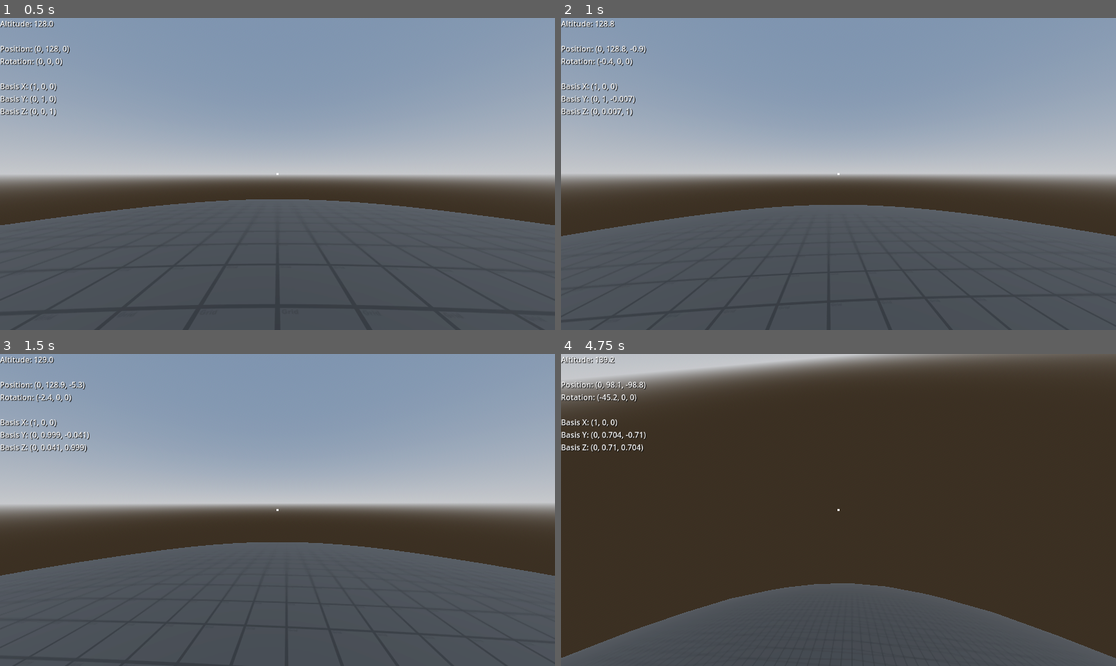
Above: before the commit, frames 1-4 (two rows, left to right).
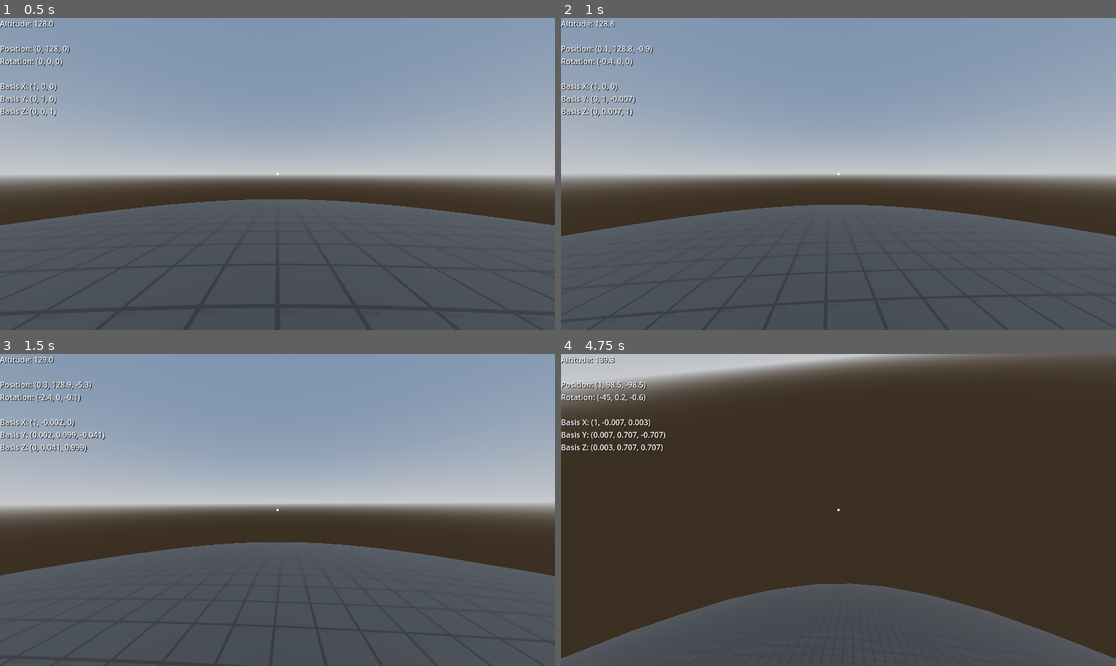
Above: after the commit, the same moments.

Repository: archiebaldry/planet-test
Game: Godot game, scene res://main.tscn
Same seed, same stepped clock (60 frames per second), same inputs: the game is played once before the commit and once after it.
Inputs (mouse positions are in pixels of both pictures, inside the frame that each line leads up to):
- Up to frame 1 (0.5 s): no input
- Up to frame 2 (1 s): tap Enter at 0.5 s; move the mouse to (866, 174) at 0.52 s; hold W (move_forward) from 0.53 s (still down); tap Space (jump) at 0.77 s
- Up to frame 3 (1.5 s): keep holding W (move_forward); move the mouse to (249, 510) at 1.27 s
- Up to frame 4 (4.75 s): keep holding W (move_forward); tap Space (jump) at 1.52, 3.02, 3.77, 4.52 s; move the mouse to (849, 503) at 2.02 s; move the mouse to (832, 516) at 2.77 s; move the mouse to (877, 513) at 3.52 s; move the mouse to (794, 506) at 4.27 s

Frame 1 is identical in both runs. In frame 2, 0.1% of the frame differs, in the area x 7-73%, y 8-63%; in frame 3, 0.5%; in frame 4, 1.0%, in the area x 0-100%, y 1-98%.

Commit message:
Move in camera direction

Diff:
--- a/character.gd
+++ b/character.gd
@@ -22,16 +22,16 @@
 
 	# Move character by input
 	if Input.is_action_pressed("move_forward"):
-		apply_force(-basis.z * SPEED * state.step)
+		apply_force(-basis.z.rotated(gravity_up, camera_pivot.rotation.y) * SPEED * state.step)
 
 	if Input.is_action_pressed("move_back"):
-		apply_force(basis.z * SPEED * state.step)
+		apply_force(basis.z.rotated(gravity_up, camera_pivot.rotation.y) * SPEED * state.step)
 
 	if Input.is_action_pressed("move_left"):
-		apply_force(-basis.x * SPEED * state.step)
+		apply_force(-basis.x.rotated(gravity_up, camera_pivot.rotation.y) * SPEED * state.step)
 
 	if Input.is_action_pressed("move_right"):
-		apply_force(basis.x * SPEED * state.step)
+		apply_force(basis.x.rotated(gravity_up, camera_pivot.rotation.y) * SPEED * state.step)
 
 	if Input.is_action_just_pressed("jump"):
 		apply_impulse(Vector3.UP * JUMP, basis.y)
